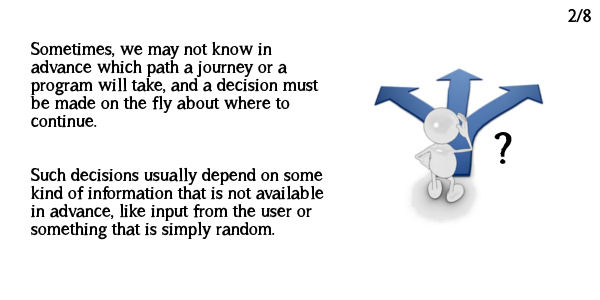
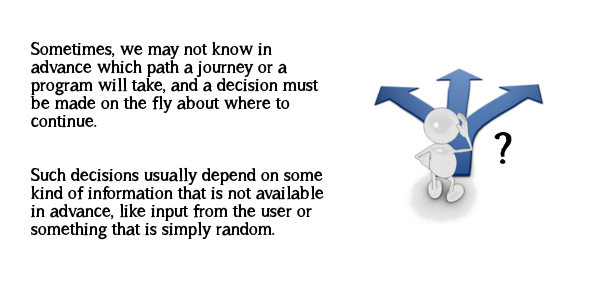
The second 600px x 300px image is a revision of the first. Changes to its layers:
painted on "2/8" over [568, 8, 591, 23]
